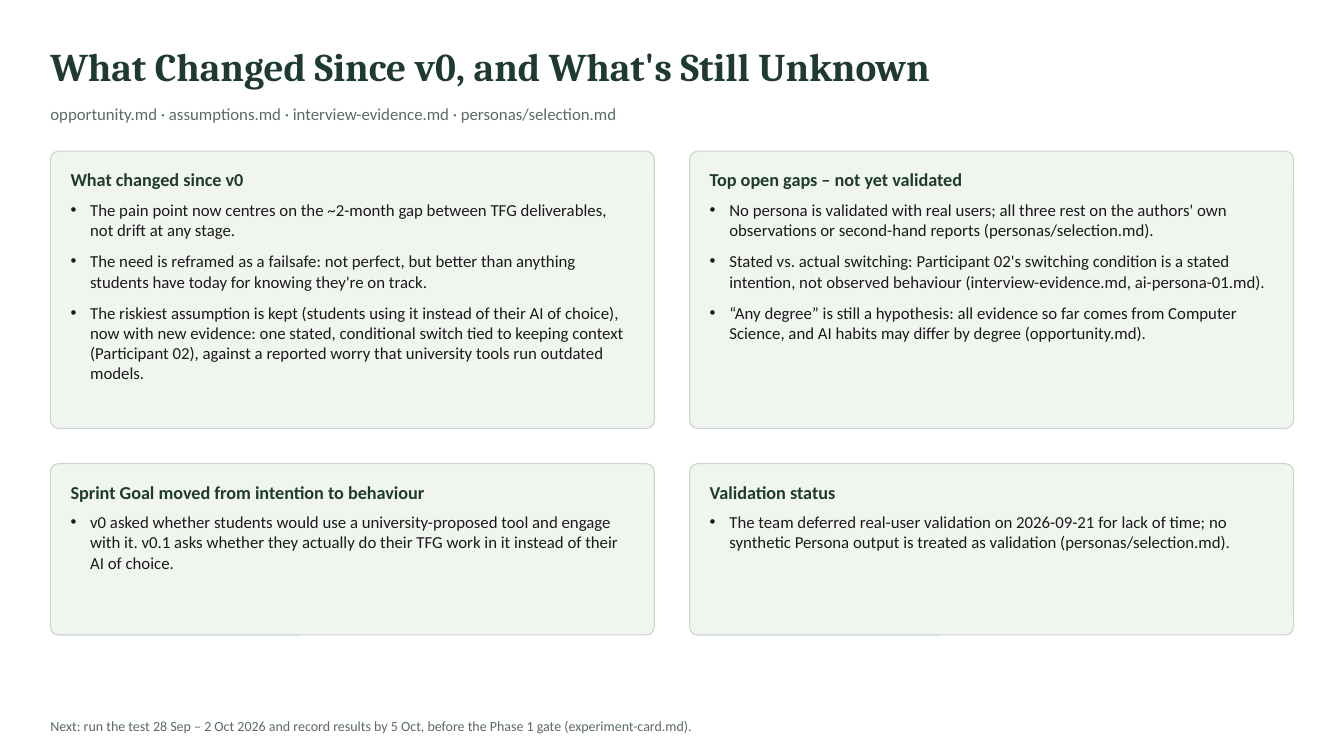
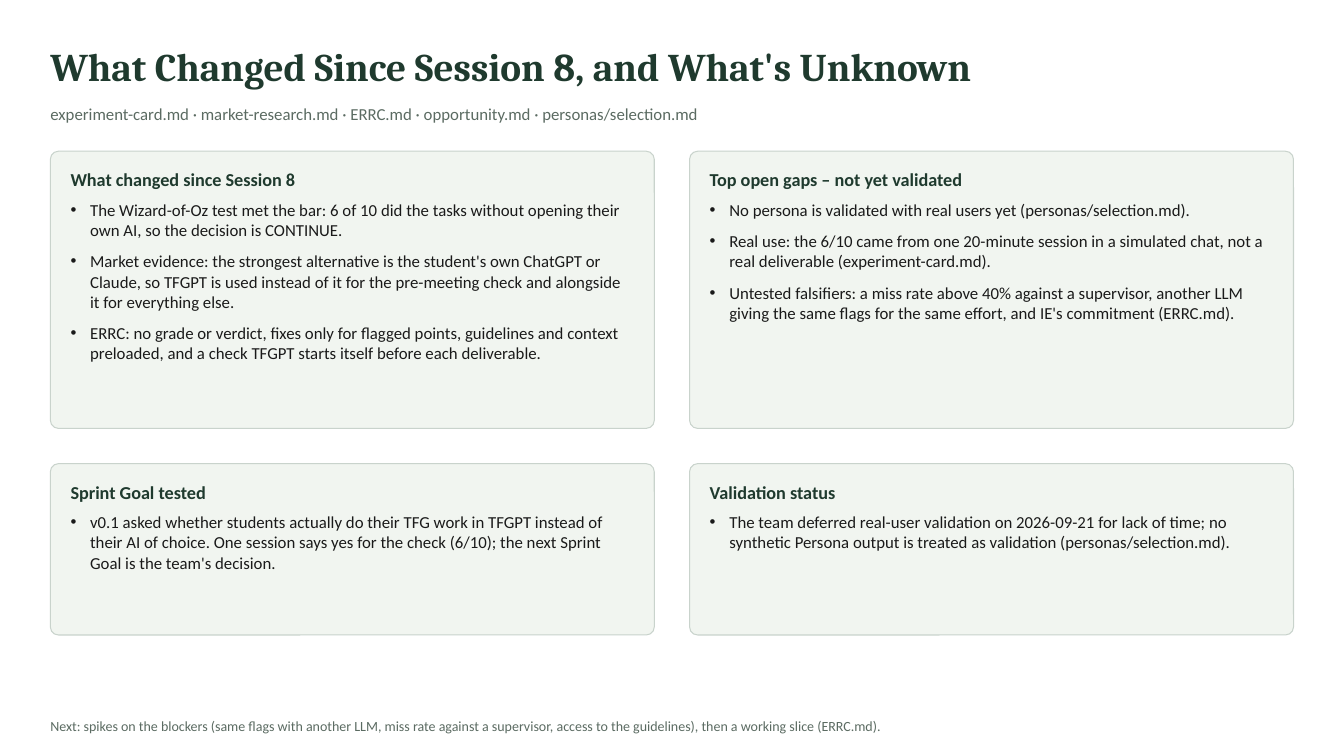
Before and after one commit to Angelotxx271/rpai_gp, a slide deck: slide 4 of venture-skeleton-v0.1.pptx. Drawn at 1344x756 pixels with LibreOffice and Linux fonts; fonts in the diff are those of the drawing. Boxes give left, top, right and bottom in pixels: in the first picture for what was removed or moved away, otherwise in the second. Text is boxed around its words. In the diff, an @@ line names an element or a change of style, - is before the commit and + after.

```diff
--- a/venture-skeleton-v0.1.pptx
+++ b/venture-skeleton-v0.1.pptx
@@ text at (50, 53, 971, 90): text changed @@
-What Changed Since v0, and What's Still Unknown
+What Changed Since Session 8, and What's Unknown
@@ text at (50, 108, 697, 123): text changed @@
-opportunity.md · assumptions.md · interview-evidence.md · personas/selection.md
+experiment-card.md · market-research.md · ERRC.md · opportunity.md · personas/selection.md
@@ text at (71, 173, 295, 189): text changed @@
-What changed since v0
+What changed since Session 8
@@ text at (90, 204, 621, 362): text changed @@
-• The pain point now centres on the ~2-month gap between TFG deliverables, not drift at any stage.
-• The need is reframed as a failsafe: not perfect, but better than anything students have today for knowing they're on track.
-• The riskiest assumption is kept (students using it instead of their AI of choice), now with new evidence: one stated, conditional switch tied to keeping context (Participant 02), against a reported worry that university tools run outdated models.
+• The Wizard-of-Oz test met the bar: 6 of 10 did the tasks without opening their own AI, so the decision is CONTINUE.
+• Market evidence: the strongest alternative is the student's own ChatGPT or Claude, so TFGPT is used instead of it for the pre-meeting check and alongside it for everything else.
+• ERRC: no grade or verdict, fixes only for flagged points, guidelines and context preloaded, and a check TFGPT starts itself before each deliverable.
@@ text at (729, 204, 1263, 322): text changed @@
-• No persona is validated with real users; all three rest on the authors' own observations or second-hand reports (personas/selection.md).
-• Stated vs. actual switching: Participant 02's switching condition is a stated intention, not observed behaviour (interview-evidence.md, ai-persona-01.md).
-• “Any degree” is still a hypothesis: all evidence so far comes from Computer Science, and AI habits may differ by degree (opportunity.md).
+• No persona is validated with real users yet (personas/selection.md).
+• Real use: the 6/10 came from one 20-minute session in a simulated chat, not a real deliverable (experiment-card.md).
+• Untested falsifiers: a miss rate above 40% against a supervisor, another LLM giving the same flags for the same effort, and IE's commitment (ERRC.md).
@@ text at (71, 486, 206, 502): text changed @@
-Sprint Goal moved from intention to behaviour
+Sprint Goal tested
@@ text at (90, 516, 602, 569): text changed @@
-• v0 asked whether students would use a university-proposed tool and engage with it. v0.1 asks whether they actually do their TFG work in it instead of their AI of choice.
+• v0.1 asked whether students actually do their TFG work in TFGPT instead of their AI of choice. One session says yes for the check (6/10); the next Sprint Goal is the team's decision.
@@ text at (50, 721, 880, 734): text changed @@
-Next: run the test 28 Sep – 2 Oct 2026 and record results by 5 Oct, before the Phase 1 gate (experiment-card.md).
+Next: spikes on the blockers (same flags with another LLM, miss rate against a supervisor, access to the guidelines), then a working slice (ERRC.md).
```
Also in this commit, not shown: 3 other slides changed, 6 other files.
